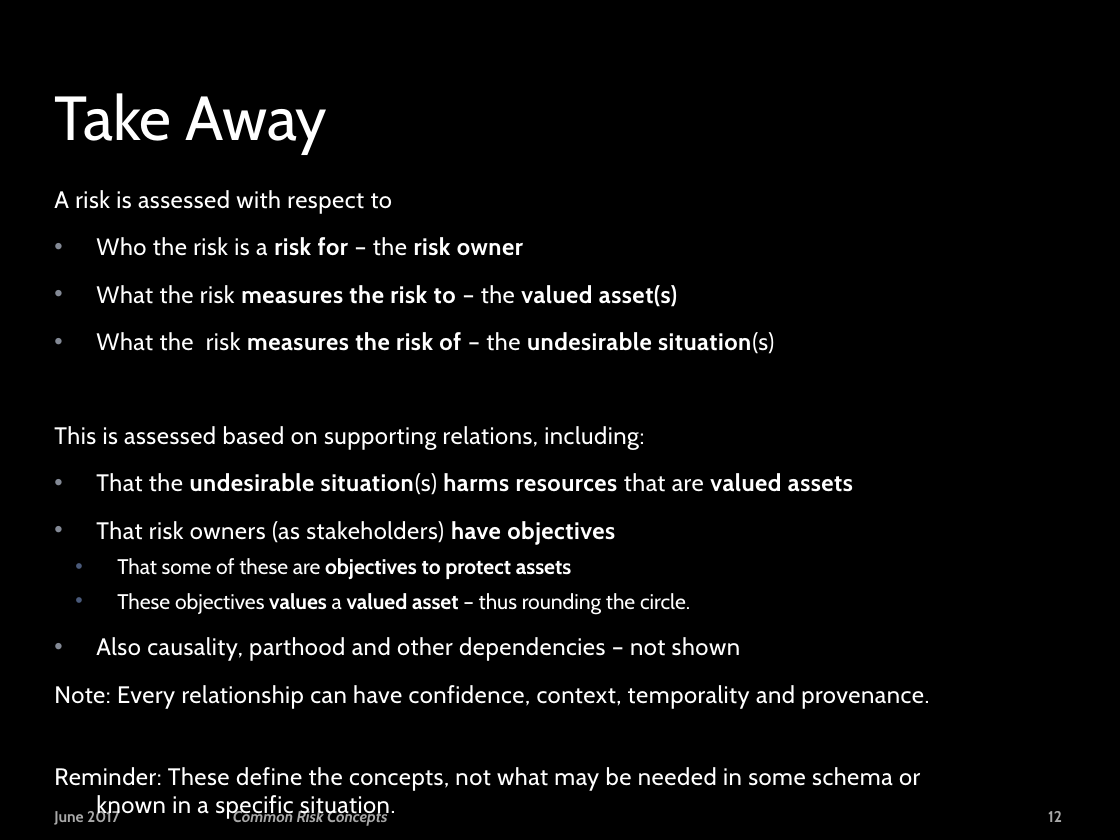
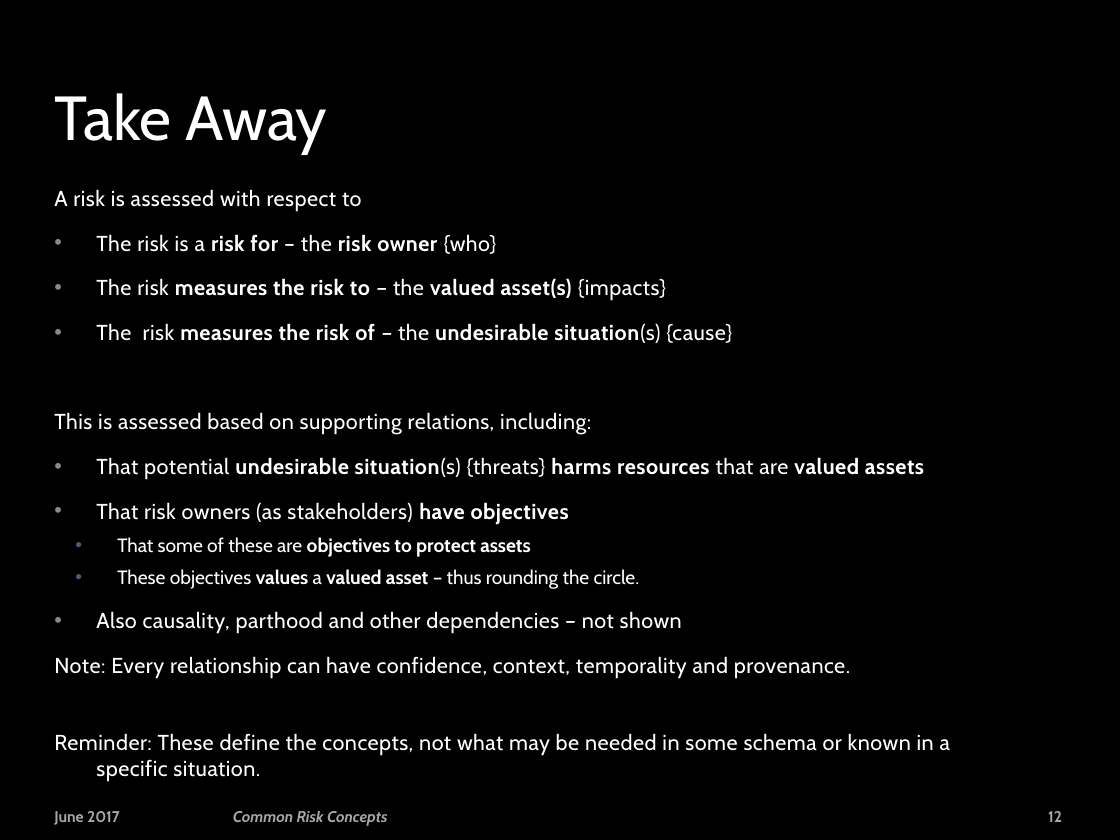
Before and after one commit to ModelDriven/ThreatRisk, a slide deck: slide 12 of Presentations/Risky Business.pptx. Drawn at 1120x840 pixels with LibreOffice and Linux fonts; fonts in the diff are those of the drawing; background and template pictures are left out. Boxes give left, top, right and bottom in pixels: in the first picture for what was removed or moved away, otherwise in the second. Text is boxed around its words. In the diff, an @@ line names an element or a change of style, - is before the commit and + after.

Commit message:
Presentation updates

```diff
--- a/Presentations/Risky Business.pptx
+++ b/Presentations/Risky Business.pptx
@@ text at (54,189,950,756): size 15.3 to 13.9 pt in "A risk is assessed with respect to", "This is assessed based on supporting relations, ...", "That risk owners (as stakeholders) have objectives", "Also causality, parthood and other dependencies – ..." and 2 more places; size 13.6 to 12.4 pt in "That some of these are objectives to ...", "These objectives values a valued asset – ..." @@
@@ text at (96,234,732,343): text changed; size 15.3 to 13.9 pt @@
-• Who the risk is a risk for – the risk owner
-• What the risk measures the risk to – the valued asset(s)
-• What the risk measures the risk of – the undesirable situation(s)
+• The risk is a risk for – the risk owner {who}
+• The risk measures the risk to – the valued asset(s) {impacts}
+• The risk measures the risk of – the undesirable situation(s) {cause}
@@ text at (96,457,924,480): text changed; size 15.3 to 13.9 pt @@
-• That the undesirable situation(s) harms resources that are valued assets
+• That potential undesirable situation(s) {threats} harms resources that are valued assets
```
Also in this commit, not shown: 4 other slides changed, 4 other files.
